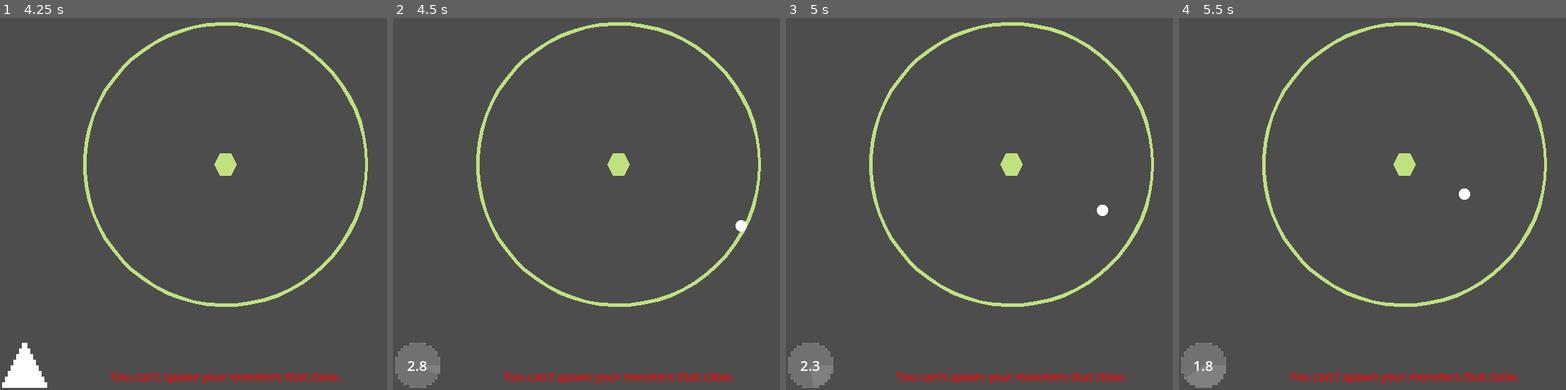
Above: before the commit, frames 1-4 (left to right).
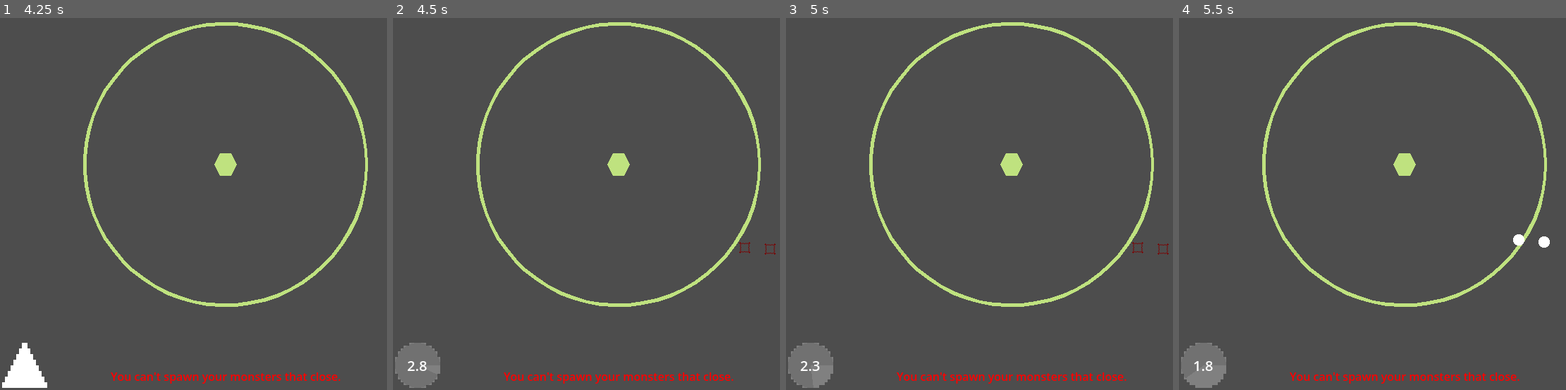
Above: after the commit, the same moments.

Repository: Enoxboo/Last-Stand
Game: Godot game, scene res://Screens/home_screen.tscn
Two runs of this game, one before a commit and one after it. Both use one fixed random seed, a clock stepped at 60 frames per second and the inputs below.
Inputs (mouse positions are in pixels of both pictures, inside the frame that each line leads up to):
- Up to frame 1 (4.25 s): click "PLAY" at 0.5 s; tap Enter at 1.25, 2.75 s; move the mouse to (224, 163) at 1.27 s; press the mouse at (224, 163) at 1.28 s; hold D (move_right) 1.28-2.03 s; tap Space at 2, 3.5 s; move the mouse to (135, 185) at 2.02 s; release the mouse at (135, 185) at 2.03 s; hold A (move_left) 2.03-2.78 s; click (135, 185) at 2.1 s; move the mouse to (270, 66) at 2.77 s; press the mouse at (270, 66) at 2.78 s; hold D (move_right) from 2.78 s (still down); move the mouse to (201, 256) at 3.52 s; release the mouse at (201, 256) at 3.53 s; click (201, 256) at 3.6 s
- Up to frame 2 (4.5 s): tap Enter at 4.25 s; move the mouse to (752, 233) at 4.27 s; release D (move_right) at 4.28 s; press the mouse at (752, 233) at 4.28 s; hold A (move_left) from 4.28 s (still down)
- Up to frame 3 (5 s): keep holding A (move_left)
- Up to frame 4 (5.5 s): keep holding A (move_left); move the mouse to (1268, 96) at 5.02 s; release the mouse at (1268, 96) at 5.03 s; click (1268, 96) at 5.1 s

Frame 1 is identical in both runs. In frame 2, 0.1% of the frame differs, in the area x 88-99%, y 54-64%; in frame 3, 0.1%; in frame 4, 0.2%, in the area x 72-96%, y 45-62%.

Commit message:
feat: add delay before spawn

Diff:
--- /dev/null
+++ b/Monsters/spawner.gd
@@ -0,0 +1,17 @@
+extends Node2D
+
+const MONSTER = preload("uid://bs5im87ttvyd4")
+
+var soldier: Soldier
+var data: MonsterData
+
+func _on_timer_timeout() -> void:
+	var monster = MONSTER.instantiate()
+
+	monster.soldier = soldier
+	monster.global_position = global_position
+	monster.data = data
+
+	get_parent().add_child(monster)
+
+	queue_free()
--- /dev/null
+++ b/Monsters/spawner.tscn
@@ -0,0 +1,16 @@
+[gd_scene format=3 uid="uid://daunlr1a1xblm"]
+
+[ext_resource type="Script" uid="uid://cyw574e4wqxsc" path="res://Monsters/spawner.gd" id="1_h5iqt"]
+[ext_resource type="Texture2D" uid="uid://ddkpv72fenj4r" path="res://Monsters/Assets/spawner.png" id="1_rqqos"]
+
+[node name="Spawner" type="Node2D" unique_id=896300363]
+script = ExtResource("1_h5iqt")
+
+[node name="Timer" type="Timer" parent="." unique_id=803858750]
+one_shot = true
+autostart = true
+
+[node name="Sprite2D" type="Sprite2D" parent="." unique_id=2108416463]
+texture = ExtResource("1_rqqos")
+
+[connection signal="timeout" from="Timer" to="." method="_on_timer_timeout"]
--- a/Screens/main_scene.gd
+++ b/Screens/main_scene.gd
@@ -7,12 +7,23 @@
 @onready var ui: CanvasLayer = $UI
 
 const WIN_SCREEN = preload("uid://dkuuc5rdica8f")
-const MONSTER = preload("uid://bs5im87ttvyd4")
+
 const MONSTER_DATA: Dictionary = {
-	"ROUNDED" : preload("uid://d6mpo3abrayd"),
-	"RUSHER" : preload("uid://f47usr5iwmlb"),
-	"TANK" : preload("uid://6ve0nx0tm8b4")
+	"ROUNDED" : {
+		"resource": preload("uid://d6mpo3abrayd"),
+		"count": 2
+	},
+	"RUSHER" : {
+		"resource": preload("uid://f47usr5iwmlb"),
+		"count": 3
+	},
+	"TANK" : {
+		"resource": preload("uid://6ve0nx0tm8b4"),
+		"count": 1
+	}
 }
+
+const SPAWNER = preload("uid://daunlr1a1xblm")
 
 @export var soldier: Soldier
 
@@ -23,7 +34,11 @@
 
 var selected_monster: MonsterData:
 	get:
-		return MONSTER_DATA[monster_types[current_index]]
+		return MONSTER_DATA[monster_types[current_index]]["resource"]
+
+var monsters_number: int:
+	get:
+		return MONSTER_DATA[monster_types[current_index]]["count"]
 
 func _ready():
 	ui.spawn_timer = spawn_timer
@@ -37,7 +52,7 @@
 		elif not is_spawn_allowed:
 			spawned_too_close.emit()
 		else:
-			spawn_monster()
+			spawn_monsters()
 
 	if event.is_action_pressed("move_right"):
 		current_index = (current_index + 1) % monster_types.size()
@@ -49,18 +64,23 @@
 		print("Monstre sélectionné: ", monster_types[current_index])
 		ui.update_monster_icon(monster_types[current_index])
 
-func spawn_monster():
+
+func spawn_monsters():
 	spawn_timer.start()
 	can_spawn = false
 	ui.start_cooldown()
+	var spawn_range: float = 25.0
 
-	var monster = MONSTER.instantiate()
+	for x in monsters_number:
+		var offset: Vector2 = Vector2(randf_range(-spawn_range, spawn_range), randf_range(-spawn_range, spawn_range))
+		var spawner = SPAWNER.instantiate()
 
-	monster.soldier = soldier
-	monster.global_position = get_global_mouse_position()
-	monster.data = selected_monster
+		spawner.soldier = soldier
+		spawner.global_position = get_global_mouse_position() + offset
+		spawner.data = selected_monster
 
-	add_child(monster)
+		add_child(spawner)
+
 
 func _on_spawn_timer_timeout() -> void:
 	can_spawn = true
Binary file added: Monsters/Assets/spawner.png
Not shown, added: Monsters/Assets/spawner.png.import
Not shown, added: Monsters/spawner.gd.uid
Not shown, added: Screens/main_scene.tscn4229045444.tmp
Not shown, added: Screens/main_scene.tscn4242103142.tmp
